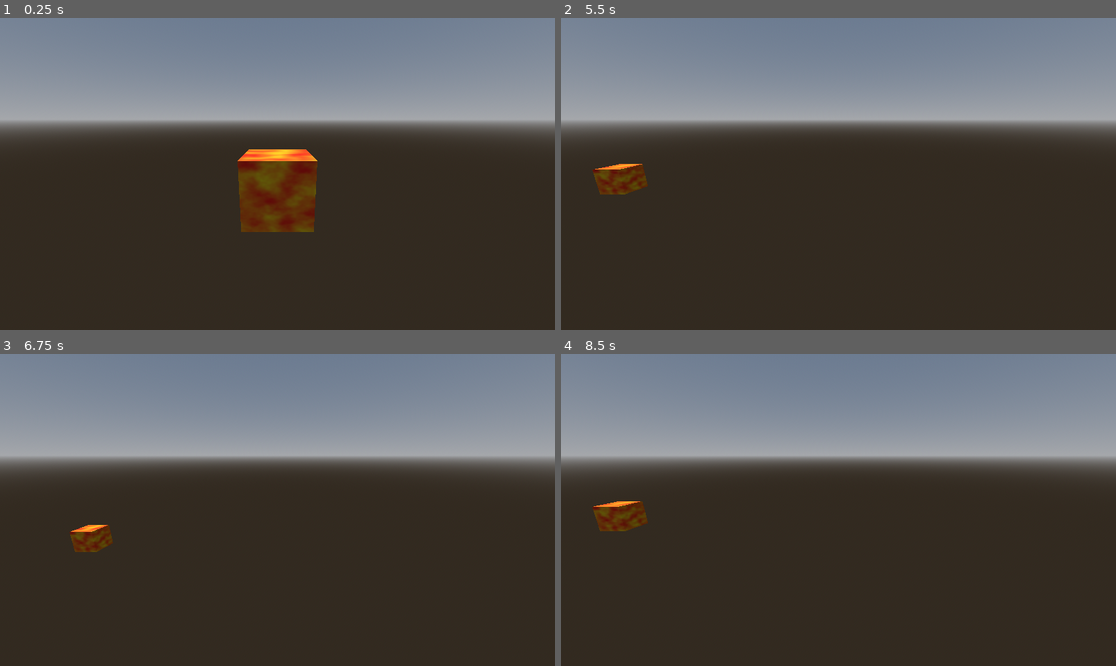
Above: before the commit, frames 1-4 (two rows, left to right).
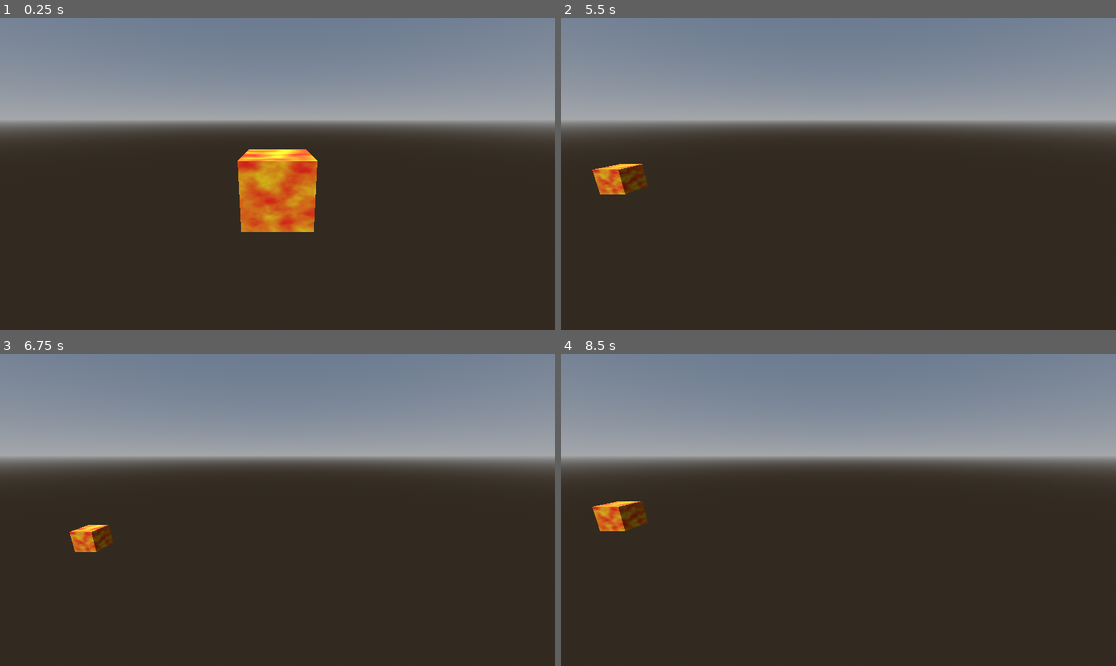
Above: after the commit, the same moments.

Repository: hperantunes/spatial-shaders-starter-project
Game: Godot game, scene res://scenes/spatial_shaders.tscn
Same seed, same stepped clock (60 frames per second), same inputs: the game is played once before the commit and once after it. The engine's default icon, where the game draws it, is replaced by a stand-in: a white triangle on a blue panel in a dark square.
Inputs (mouse positions are in pixels of both pictures, inside the frame that each line leads up to):
- Up to frame 1 (0.25 s): no input
- Up to frame 2 (5.5 s): tap Enter at 0.5, 2.75, 4.25 s; move the mouse to (960, 158) at 0.52 s; hold D 0.53-1.25 s; click (960, 158) at 0.6 s; drag from (727, 189) to (810, 236) at 1.27 s; tap Space at 2, 3.5, 5 s; move the mouse to (894, 105) at 2.02 s; hold D 2.03-2.75 s; tap E at 2.1 s; drag from (810, 236) to (672, 127) at 2.77 s; move the mouse to (1005, 220) at 3.52 s; hold A 3.53-4.25 s; tap Q at 3.6 s; drag from (672, 127) to (755, 96) at 4.27 s; move the mouse to (866, 174) at 5.02 s; hold S from 5.03 s (still down); click (866, 174) at 5.1 s
- Up to frame 3 (6.75 s): release S at 5.75 s; drag from (194, 432) to (166, 525) at 5.77 s; move the mouse to (399, 494) at 6.52 s; hold W from 6.53 s (still down); tap E at 6.6 s
- Up to frame 4 (8.5 s): release W at 7.25 s; drag from (727, 525) to (810, 572) at 7.27 s; move the mouse to (894, 441) at 8.02 s; hold S from 8.03 s (still down); tap Q at 8.1 s

The runs differ from the first frame. In frame 1, 3.6% of the frame differs, in the area x 42-58%, y 42-69%; in frame 2, 0.4%; in frame 3, 0.3%; in frame 4, 0.4%.

Commit message:
Change cube subdivisions

Diff:
--- a/scenes/spatial_shaders.tscn
+++ b/scenes/spatial_shaders.tscn
@@ -115,9 +115,9 @@
 
 [sub_resource type="BoxMesh" id="BoxMesh_ysyd0"]
 material = SubResource("ShaderMaterial_awb5k")
-subdivide_width = 3
-subdivide_height = 3
-subdivide_depth = 3
+subdivide_width = 2
+subdivide_height = 2
+subdivide_depth = 2
 
 [node name="SpatialShaders" type="Node3D"]
 script = ExtResource("1_db346")
@@ -127,7 +127,6 @@
 
 [node name="DirectionalLight3D" type="DirectionalLight3D" parent="."]
 transform = Transform3D(0.80536, 0.463107, -0.370038, 0, 0.624234, 0.781237, 0.592787, -0.629177, 0.502733, 0, 3.69932, 0)
-visible = false
 
 [node name="OmniLight3D" type="OmniLight3D" parent="."]
 transform = Transform3D(1, 0, 0, 0, 1, 0, 0, 0, 1, 0, 1.5, 0)
